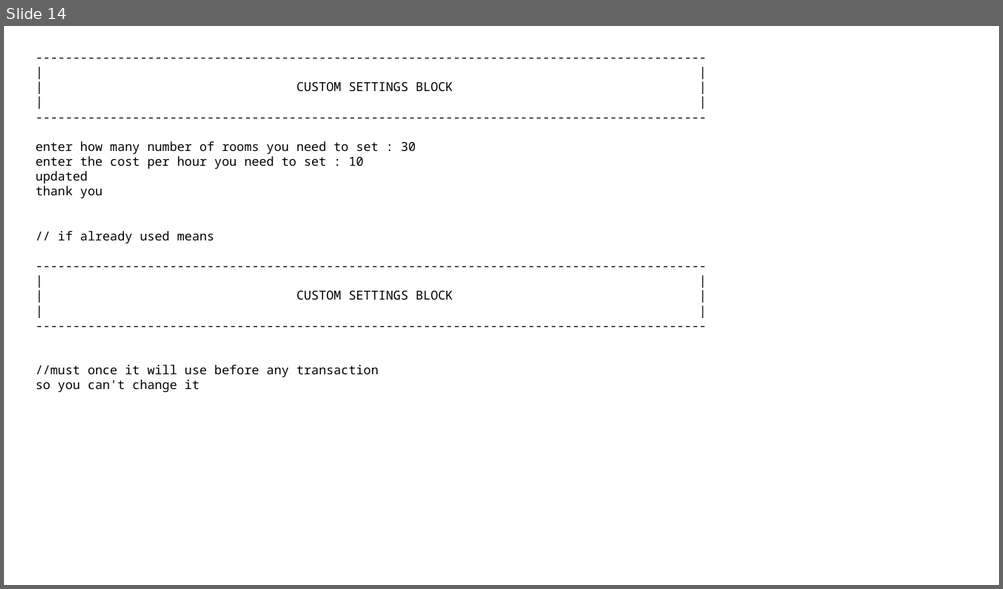
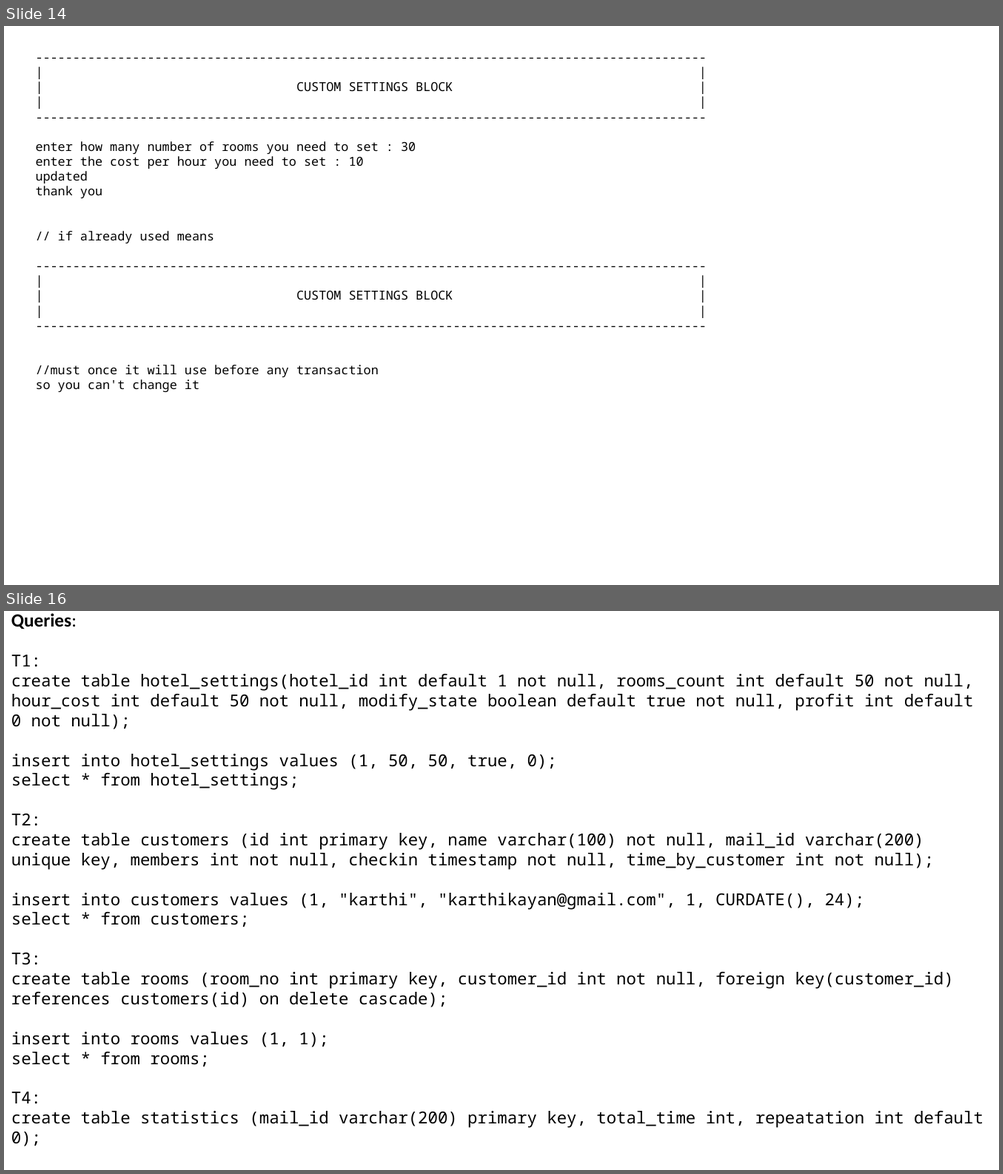
Before and after one commit to Karthikayansde/NEW-PROJECTS, a slide deck: hotel_management_project/src/projectPPt.pptx. Shown one above the other, each under a label of ours: slide 14 before the commit, slides 14 and 16 after it; the slides between them are not shown. The pictures are 1003x589 and 1003x1174 pixels, drawn with LibreOffice and Linux fonts; fonts in the diff are those of the drawing. Boxes give left, top, right and bottom in pixels: in the first picture for what was removed or moved away, otherwise in the second. Text is boxed around its words. In the diff, an @@ line names an element or a change of style, - is before the commit and + after.

```diff
--- a/hotel_management_project/src/projectPPt.pptx
+++ b/hotel_management_project/src/projectPPt.pptx
@@ slide 16 added at [4, 611, 999, 1170], background #FFFFFF @@
@@ text added at [11, 613, 983, 1147], 16 pt, text #000000 @@
+Queries:
+T1:
+create table hotel_settings(hotel_id int default 1 not null, rooms_count int default 50 not null, hour_cost int default 50 not null, modify_state boolean default true not null, profit int default 0 not null);
+insert into hotel_settings values (1, 50, 50, true, 0);
+select * from hotel_settings;
+T2:
+create table customers (id int primary key, name varchar(100) not null, mail_id varchar(200) unique key, members int not null, checkin timestamp not null, time_by_customer int not null);
+insert into customers values (1, "karthi", "karthikayan@gmail.com", 1, CURDATE(), 24);
+select * from customers;
+T3:
+create table rooms (room_no int primary key, customer_id int not null, foreign key(customer_id) references customers(id) on delete cascade);
+insert into rooms values (1, 1);
+select * from rooms;
+T4:
+create table statistics (mail_id varchar(200) primary key, total_time int, repeatation int default 0);
+insert into statistics values ("karthikayan@gmail.com", 24, 1);
+select * from statistics;
```
Also in this commit, not shown: 1 other slide added.
